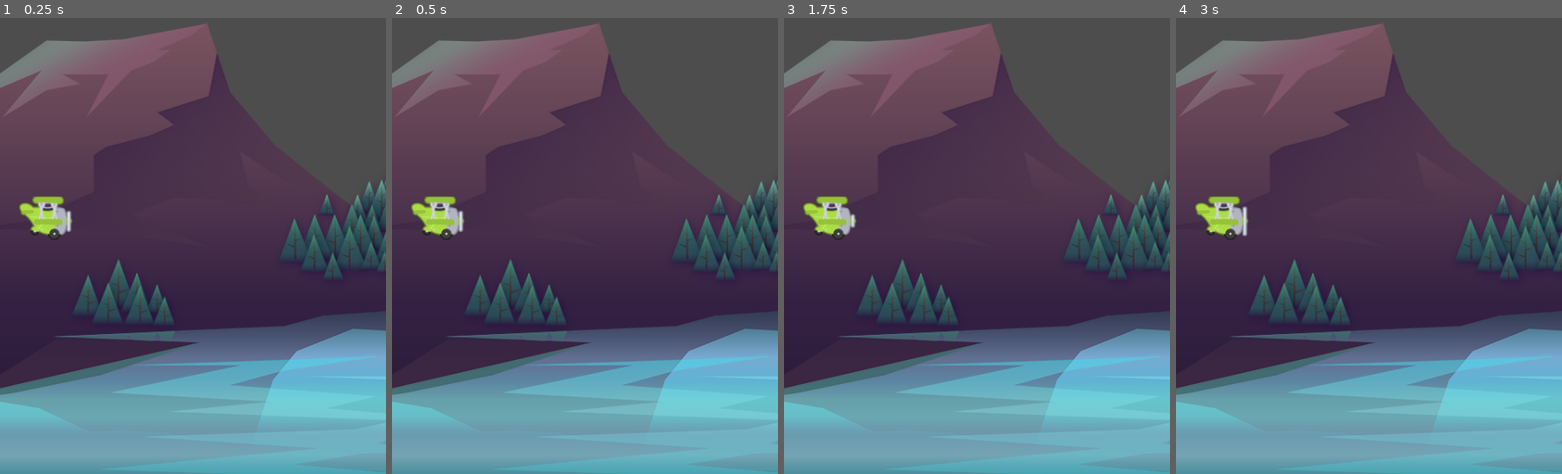
Above: before the commit, frames 1-4 (left to right).
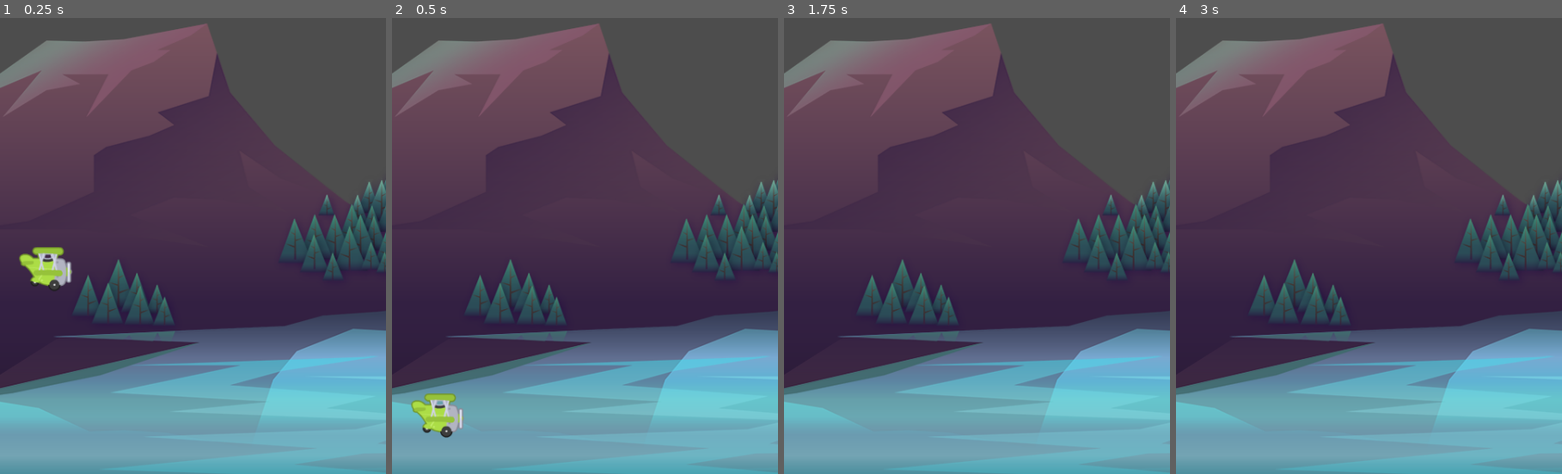
Above: after the commit, the same moments.

Repository: dweckerly/Tappy
Game: Godot game, scene res://game/game.tscn
Same seed, same stepped clock (60 frames per second), same inputs: the game is played once before the commit and once after it.
Inputs:
- Up to frame 1 (0.25 s): no input
- Up to frame 2 (0.5 s): no input
- Up to frame 3 (1.75 s): tap Space (fly, bound only after the commit) at 0.6, 1.35 s
- Up to frame 4 (3 s): tap Space (fly, bound only after the commit) at 2.1, 2.85 s; tap Enter at 2.75 s

The runs differ from the first frame. In frame 1, 1.7% of the frame differs, in the area x 4-19%, y 39-60%; in frame 2, 1.7%, in the area x 4-19%, y 39-93%; in frame 3, 0.8%; in frame 4, 0.9%.

Commit message:
plane controls

Diff:
--- a/plane_cb/plane_cb.gd
+++ b/plane_cb/plane_cb.gd
@@ -1,11 +1,14 @@
 extends CharacterBody2D
 
+const GRAVITY: float = 1900.0
+const POWER: float = -400.0
 
 # Called when the node enters the scene tree for the first time.
 func _ready():
 	pass # Replace with function body.
 
-
-# Called every frame. 'delta' is the elapsed time since the previous frame.
-func _process(delta):
-	pass
+func _physics_process(delta):
+	velocity.y += GRAVITY * delta
+	if Input.is_action_just_pressed("fly"):
+		velocity.y = POWER
+	move_and_slide()
--- a/plane_cb/plane_cb.tscn
+++ b/plane_cb/plane_cb.tscn
@@ -1,6 +1,7 @@
-[gd_scene load_steps=7 format=3 uid="uid://b4budkofojoc"]
+[gd_scene load_steps=8 format=3 uid="uid://b4budkofojoc"]
 
 [ext_resource type="Texture2D" uid="uid://fbnn8dj75jo7" path="res://assets/plane/planes_sheet.png" id="1_gpvpb"]
+[ext_resource type="Script" path="res://plane_cb/plane_cb.gd" id="1_n2pmb"]
 
 [sub_resource type="AtlasTexture" id="AtlasTexture_l0m0b"]
 atlas = ExtResource("1_gpvpb")
@@ -35,13 +36,14 @@
 radius = 28.0
 
 [node name="PlaneCB" type="CharacterBody2D"]
+script = ExtResource("1_n2pmb")
 
 [node name="AnimatedSprite2D" type="AnimatedSprite2D" parent="."]
 scale = Vector2(0.75, 0.75)
 sprite_frames = SubResource("SpriteFrames_a75lh")
 animation = &"fly"
 autoplay = "fly"
-frame_progress = 0.34023
+frame_progress = 0.484381
 
 [node name="CollisionShape2D" type="CollisionShape2D" parent="."]
 shape = SubResource("CircleShape2D_52a6h")
--- a/project.godot
+++ b/project.godot
@@ -21,6 +21,15 @@
 window/size/viewport_height=854
 window/handheld/orientation=1
 
+[input]
+
+fly={
+"deadzone": 0.5,
+"events": [Object(InputEventKey,"resource_local_to_scene":false,"resource_name":"","device":-1,"window_id":0,"alt_pressed":false,"shift_pressed":false,"ctrl_pressed":false,"meta_pressed":false,"pressed":false,"keycode":0,"physical_keycode":32,"key_label":0,"unicode":32,"echo":false,"script":null)
+, Object(InputEventMouseButton,"resource_local_to_scene":false,"resource_name":"","device":-1,"window_id":0,"alt_pressed":false,"shift_pressed":false,"ctrl_pressed":false,"meta_pressed":false,"button_mask":1,"position":Vector2(137, 11),"global_position":Vector2(141, 54),"factor":1.0,"button_index":1,"canceled":false,"pressed":true,"double_click":false,"script":null)
+]
+}
+
 [rendering]
 
 renderer/rendering_method="mobile"
